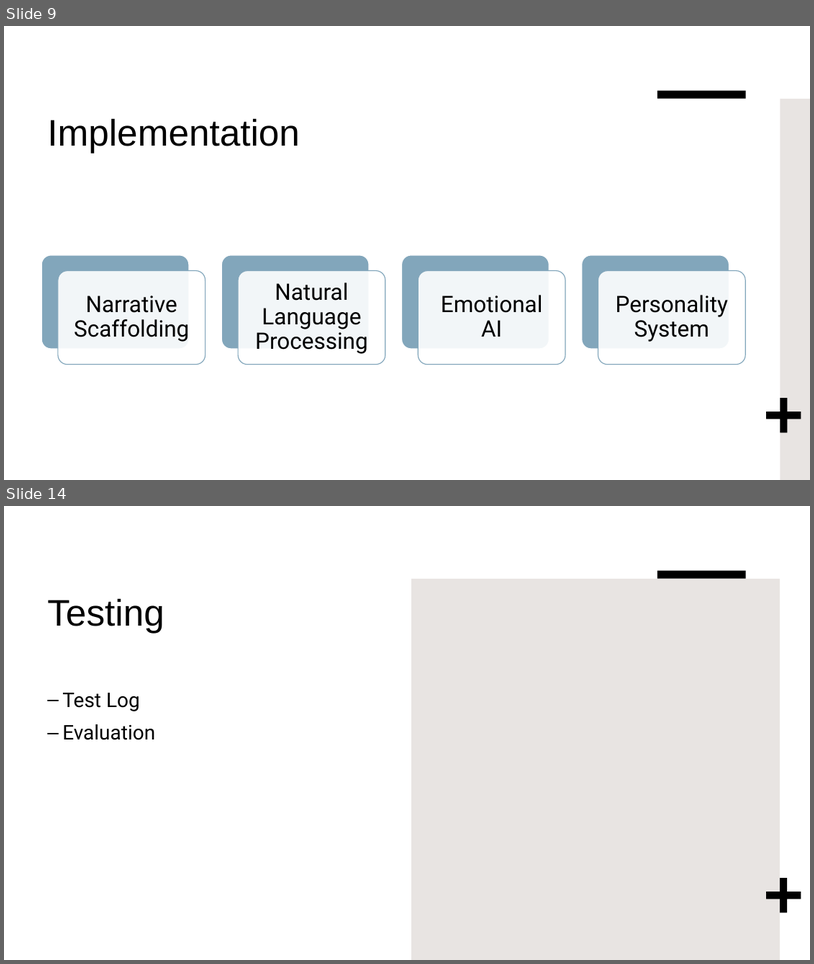
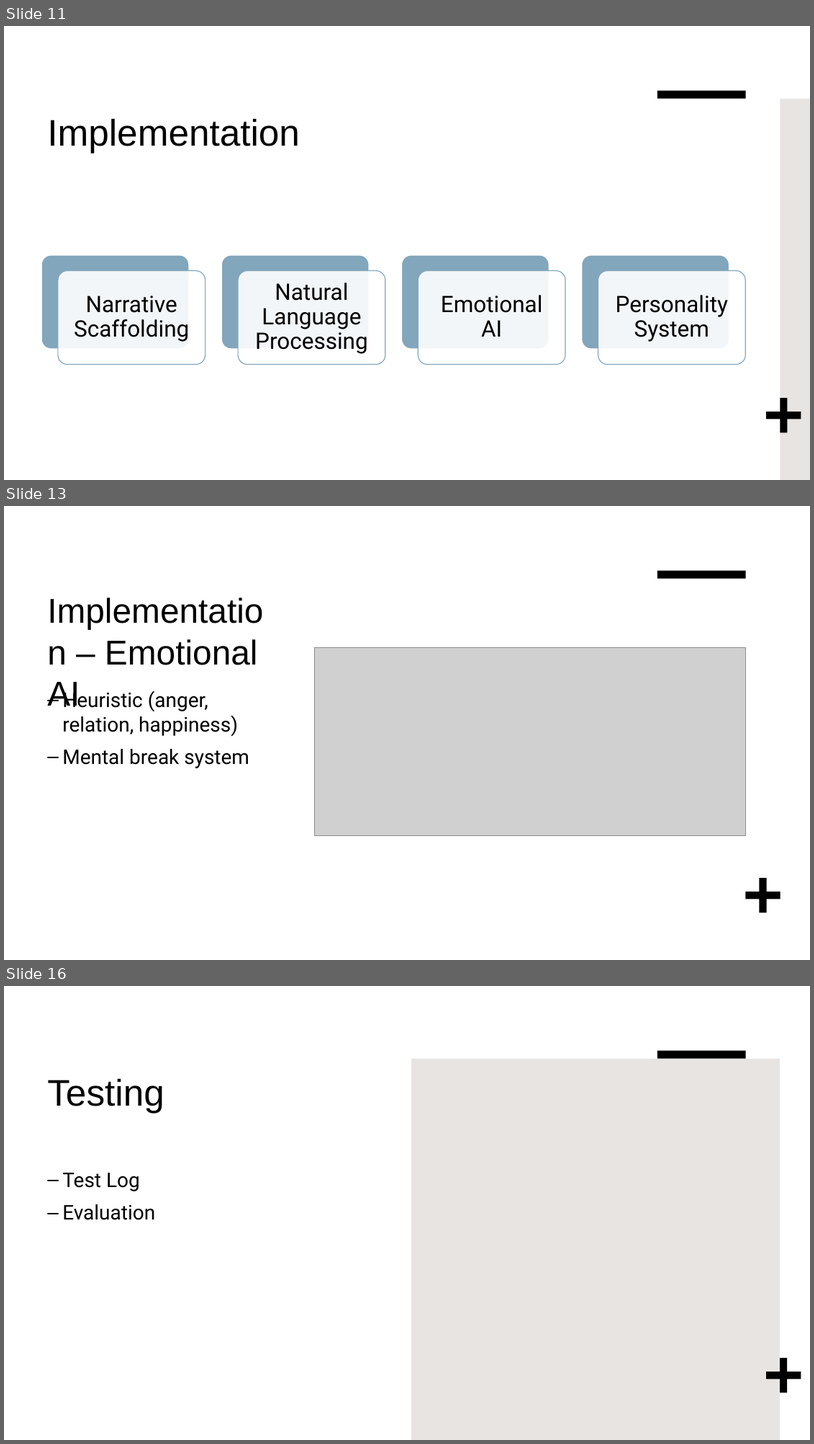
Before and after one commit to IsaacdmDunn/FYP-Bsc, a slide deck: Narrative AI Generation.pptx. Shown one above the other, each under a label of ours: slides 9 and 14 before the commit, slides 11, 13 and 16 after it; the slides between them are not shown. The pictures are 814x964 and 814x1444 pixels, drawn with LibreOffice and Linux fonts; fonts in the diff are those of the drawing; grey boxes stand for pictures. Boxes give left, top, right and bottom in pixels: in the first picture for what was removed or moved away, otherwise in the second. Text is boxed around its words. In the diff, an @@ line names an element or a change of style, - is before the commit and + after.

```diff
--- a/Narrative AI Generation.pptx
+++ b/Narrative AI Generation.pptx
@@ slide 13 added at (4,506,810,960), background #FFFFFF; not listed: 1 template element that a slide beside it also shows @@
@@ rectangle added at (4,506,810,960), fill #FFFFFF @@
@@ rectangle added at (658,571,746,579), fill #000000 @@
@@ title added at (47,639,258,707), 41 pt, text #000000 @@
+Implementation – Emotional AI
@@ picture added at (315,648,746,835) @@
@@ text added at (62,688,250,768), 24 pt, text #000000 @@
+– Heuristic (anger, relation, happiness)
+– Mental break system
@@ plus added at (746,878,781,912), fill #000000 @@
@@ what was slide 9 is now slide 11 @@
@@ what was slide 14 is now slide 16 @@
```
Also in this commit, not shown: 4 slides changed, 6 other slides added, 3 slides removed.
